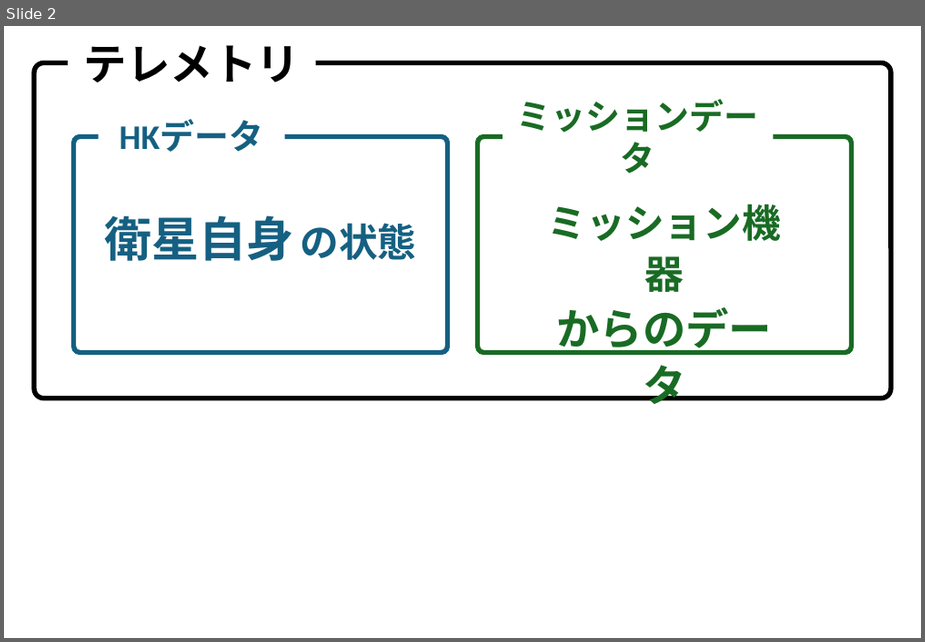
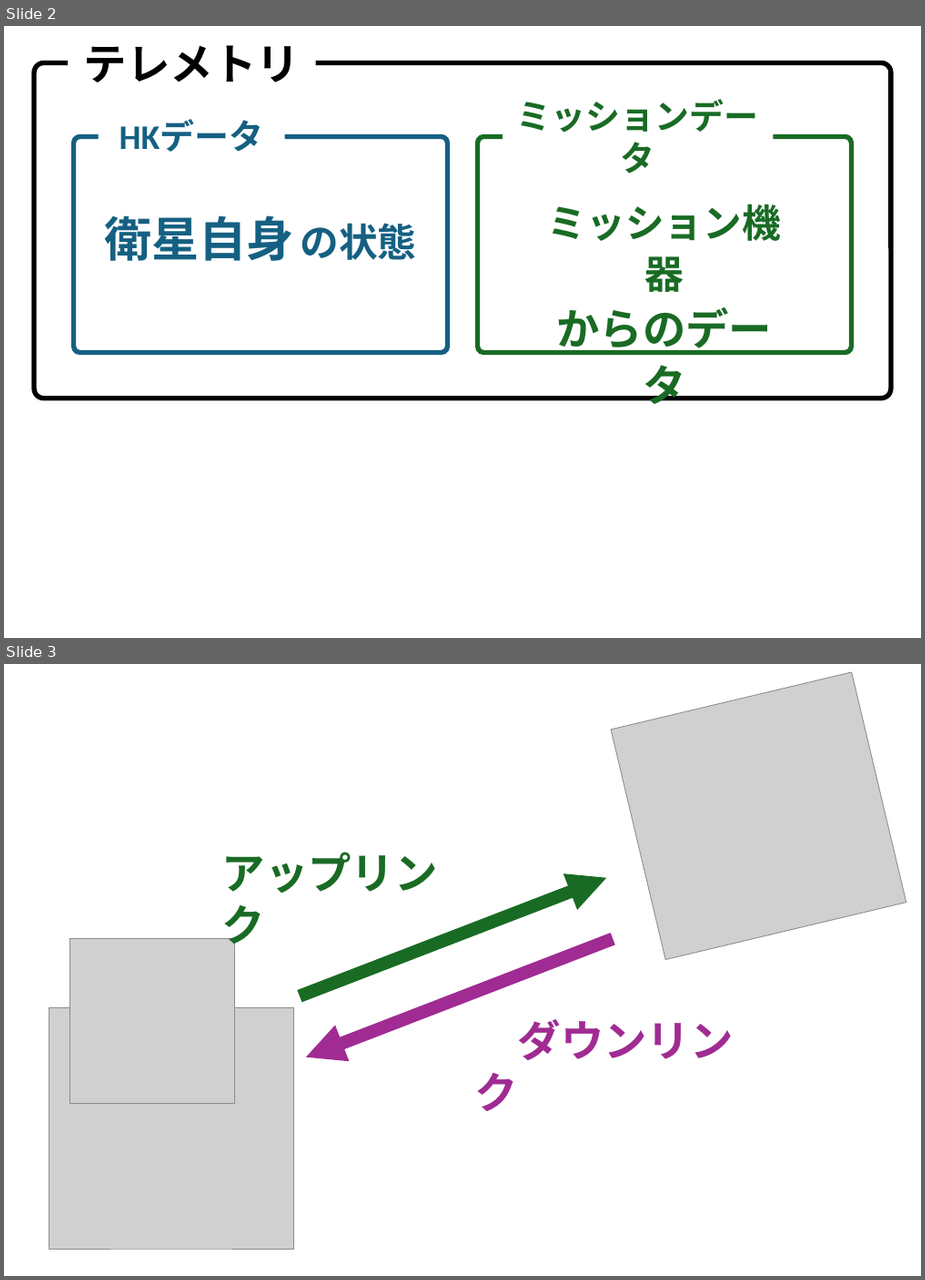
Before and after one commit to k42um/zenn-qiita, a slide deck: assets/cubesat-rc.pptx. Shown one above the other, each under a label of ours: slide 2 before the commit, slides 2 and 3 after it. The pictures are 925x642 and 925x1280 pixels, drawn with LibreOffice and Linux fonts; fonts in the diff are those of the drawing; grey boxes stand for pictures. Boxes give left, top, right and bottom in pixels: in the first picture for what was removed or moved away, otherwise in the second. Text is boxed around its words. In the diff, an @@ line names an element or a change of style, - is before the commit and + after.

```diff
--- a/assets/cubesat-rc.pptx
+++ b/assets/cubesat-rc.pptx
@@ slide 3 added at (x1=4, y1=664, x2=921, y2=1276), background #FFFFFF @@
@@ picture added at (x1=612, y1=672, x2=908, y2=959) @@
@@ text added at (x1=222, y1=851, x2=438, y2=952), 40 pt, text #196B24, bold @@
+アップリンク
@@ arrow added from (300, 995) to (606, 878), #196B24 12 pt @@
@@ picture added at (x1=70, y1=938, x2=234, y2=1103) @@
@@ arrow added from (613, 939) to (306, 1057), #A02B93 12 pt @@
@@ picture added at (x1=50, y1=1008, x2=294, y2=1248) @@
@@ text added at (x1=475, y1=1019, x2=734, y2=1111), 40 pt, text #A02B93, bold @@
+ダウンリンク
```
Also in this commit, not shown: 3 other files.
